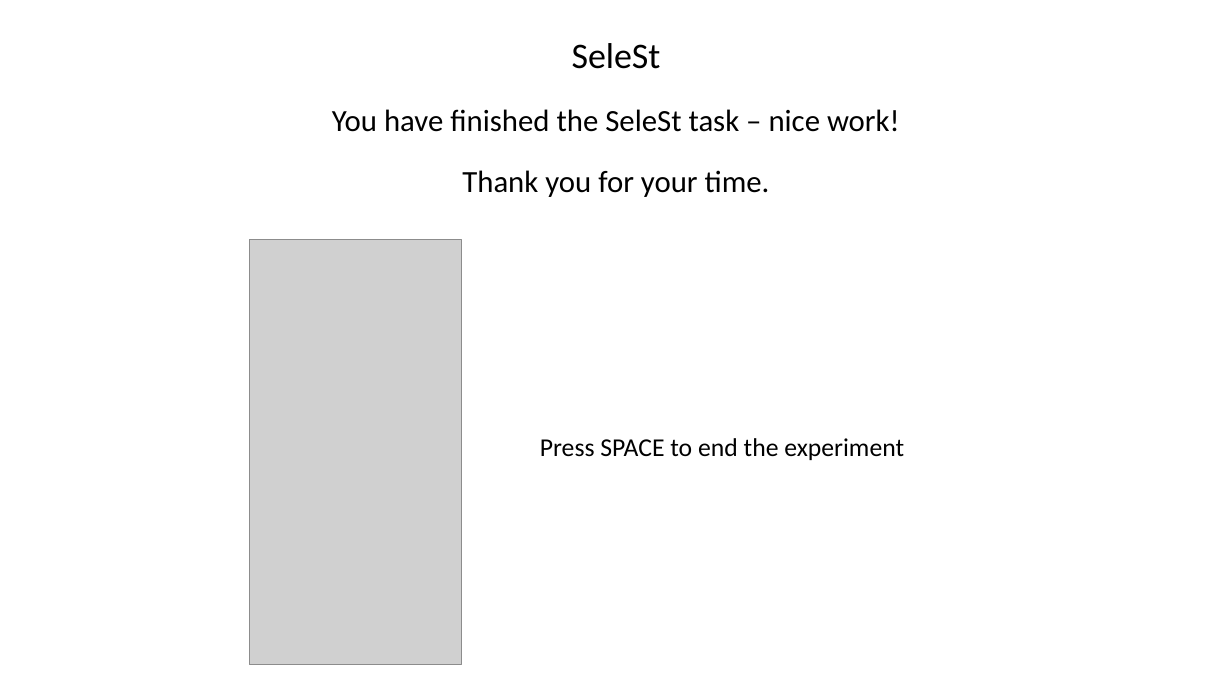
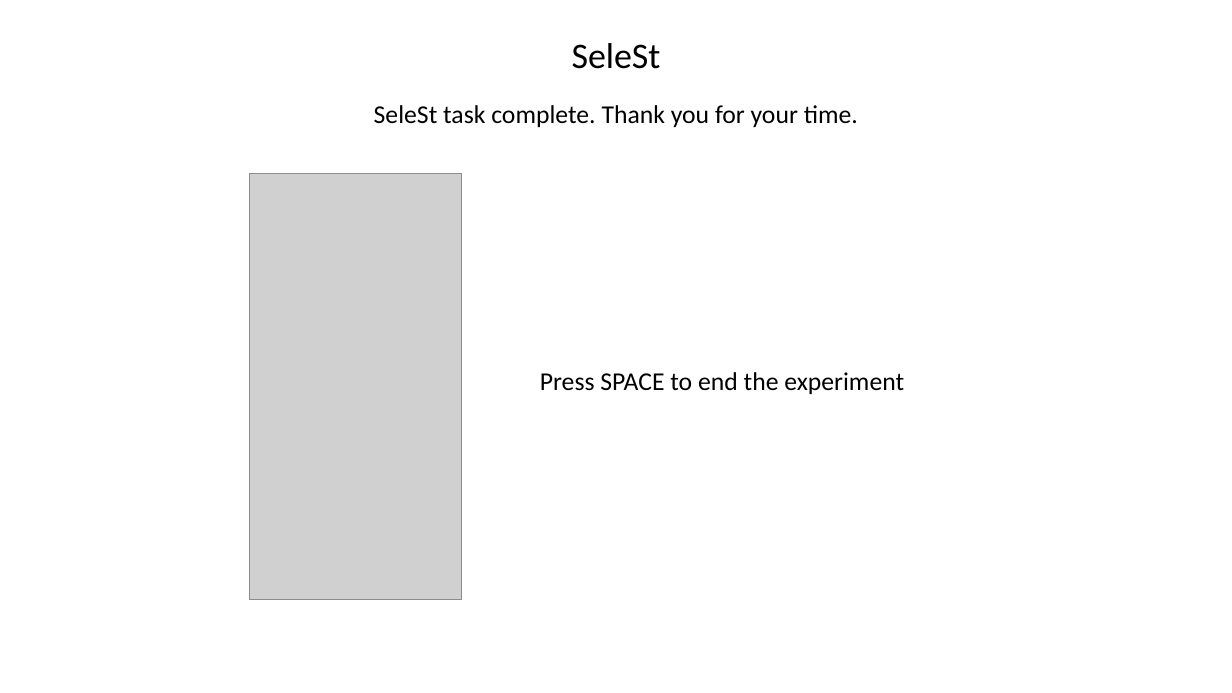
Before and after one commit to coreywadsley/SeleST, a slide deck: slide 8 of instructions/SeleSt_instruction_slides.pptx (slide 9 before the commit). Drawn at 1232x693 pixels with LibreOffice and Linux fonts; fonts in the diff are those of the drawing; grey boxes stand for pictures. Boxes give left, top, right and bottom in pixels: in the first picture for what was removed or moved away, otherwise in the second. Text is boxed around its words. In the diff, an @@ line names an element or a change of style, - is before the commit and + after.

```diff
--- a/instructions/SeleSt_instruction_slides.pptx
+++ b/instructions/SeleSt_instruction_slides.pptx
@@ text at box(374, 105, 858, 127): text changed; size 24 to 20 pt @@
-You have finished the SeleSt task – nice work!
+SeleSt task complete. Thank you for your time.
@@ picture: place and size @@
-picture at box(250, 239, 462, 665)
+picture at box(250, 174, 462, 599)
@@ text removed at box(462, 170, 770, 197) @@
-Thank you for your time.
@@ text "Press SPACE to end the ...": place and size @@
-text "Press SPACE to end the ..." at box(540, 438, 904, 460)
+text "Press SPACE to end the ..." at box(540, 372, 904, 394)
```
Also in this commit, not shown: 7 other slides changed, 1 slide removed, 13 other files.
